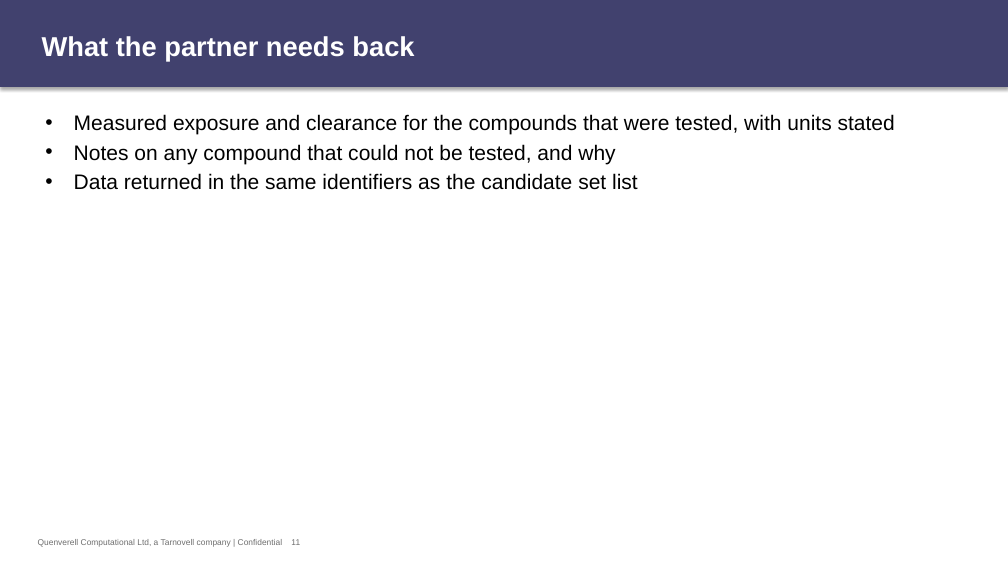
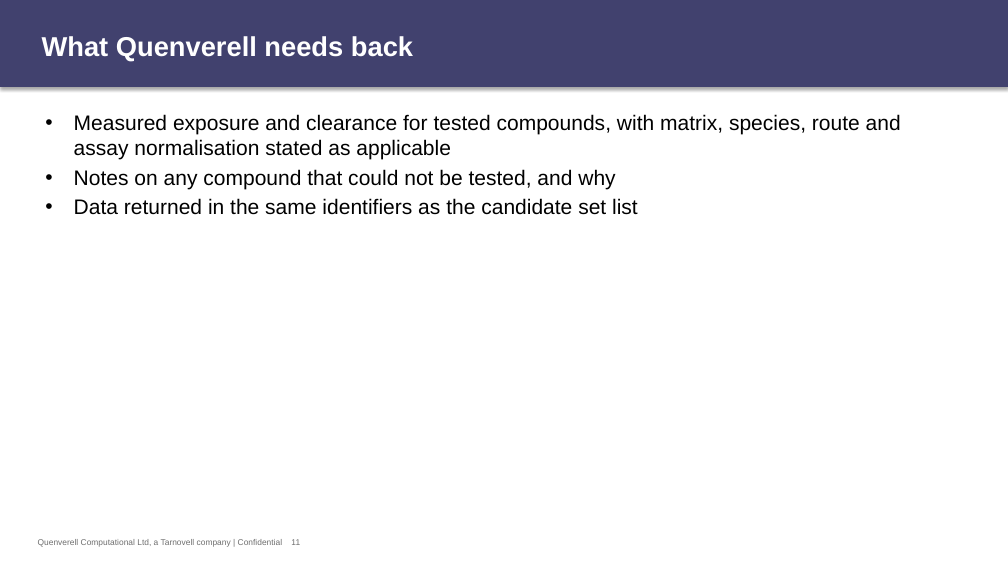
Before and after one commit to 60xAI/portco-mock-dataset, a slide deck: slide 11 of output/archive/Archive/Users/cstrachan_old_laptop/partnerships/2020/Copy of dmpk-handoff-workflow-v2.pptx. Drawn at 1008x567 pixels with LibreOffice and Linux fonts; fonts in the diff are those of the drawing. Boxes give left, top, right and bottom in pixels: in the first picture for what was removed or moved away, otherwise in the second. Text is boxed around its words. In the diff, an @@ line names an element or a change of style, - is before the commit and + after.

```diff
--- a/output/archive/Archive/Users/cstrachan_old_laptop/partnerships/2020/Copy of dmpk-handoff-workflow-v2.pptx
+++ b/output/archive/Archive/Users/cstrachan_old_laptop/partnerships/2020/Copy of dmpk-handoff-workflow-v2.pptx
@@ title at (42,36,413,61): text changed @@
-What the partner needs back
+What Quenverell needs back
@@ text at (74,114,901,160): text changed @@
-• Measured exposure and clearance for the compounds that were tested, with units stated
+• Measured exposure and clearance for tested compounds, with matrix, species, route and assay normalisation stated as applicable
```
Also in this commit, not shown: 1 other slide changed, 1 other file.
